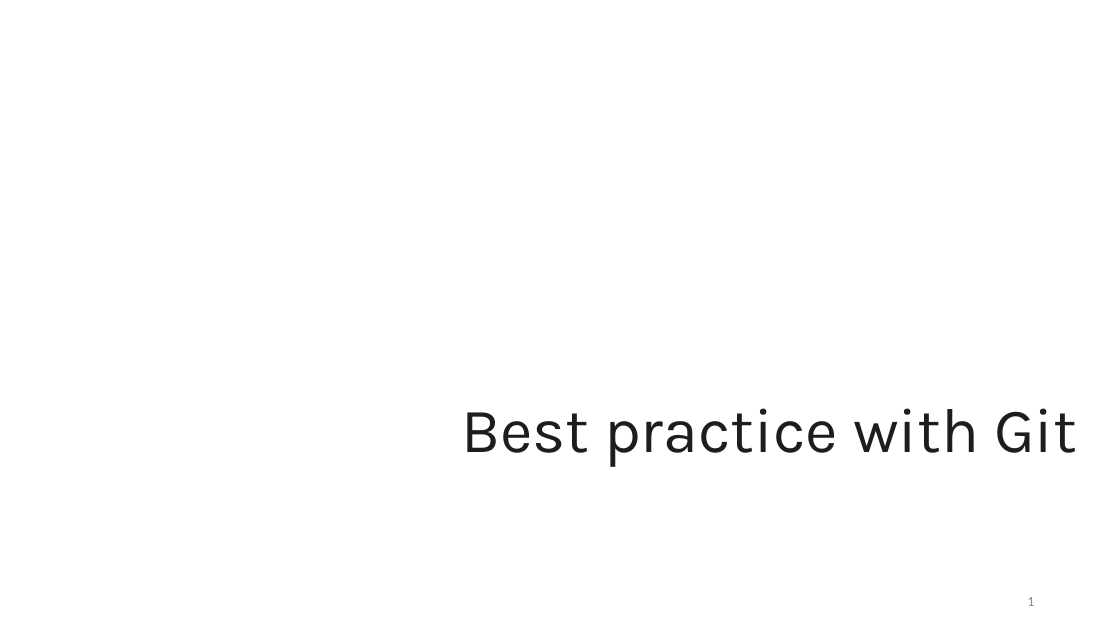
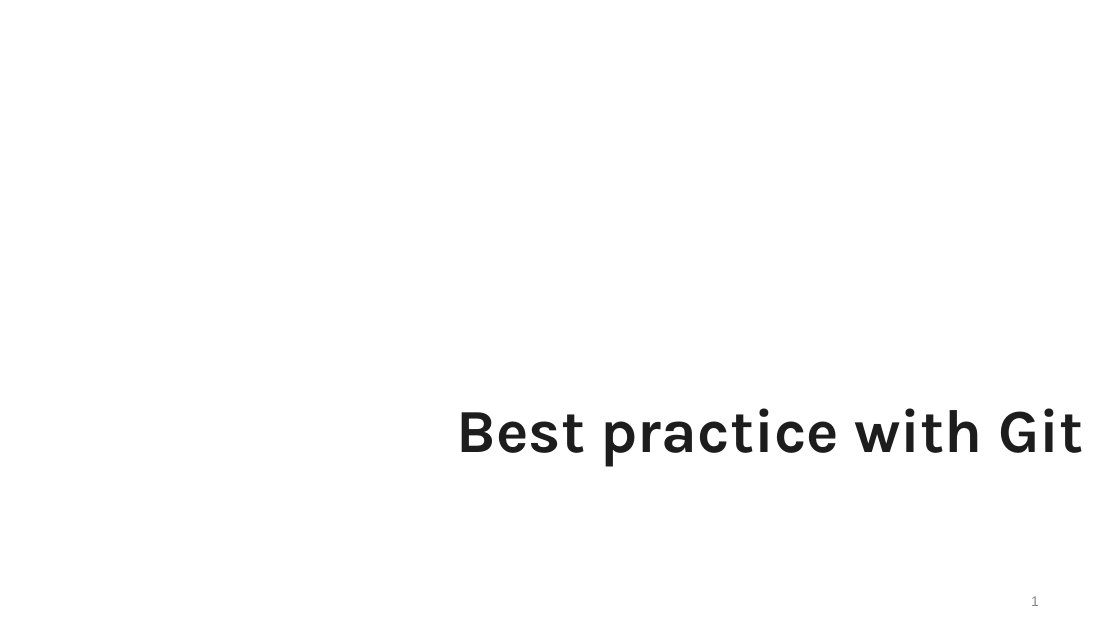
Before and after one commit to vitaliiTolmachov/Presentation, a slide deck: slide 1 of Presentation_easypay.pptx. Drawn at 1120x630 pixels with LibreOffice and Linux fonts; fonts in the diff are those of the drawing; background and template pictures are left out. Boxes give left, top, right and bottom in pixels: in the first picture for what was removed or moved away, otherwise in the second. Text is boxed around its words. In the diff, an @@ line names an element or a change of style, - is before the commit and + after.

```diff
--- a/Presentation_easypay.pptx
+++ b/Presentation_easypay.pptx
@@ title "Best practice with Git" at box(457, 408, 1085, 467): size 54 to 52.4 pt, bold on @@
@@ page number at box(1031, 596, 1039, 606): font Calibri to Arial, text colour #8C8C8C to #888888 @@
```
Also in this commit, not shown: 10 other slides changed, 4 slides added, 8 slides removed.
